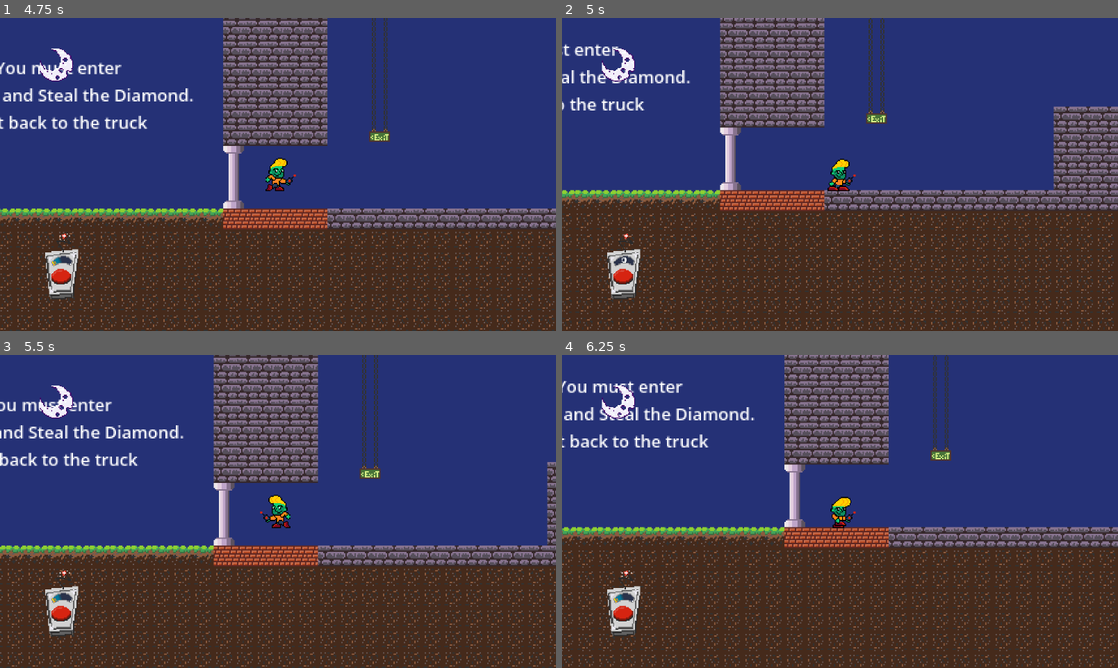
Above: before the commit, frames 1-4 (two rows, left to right).
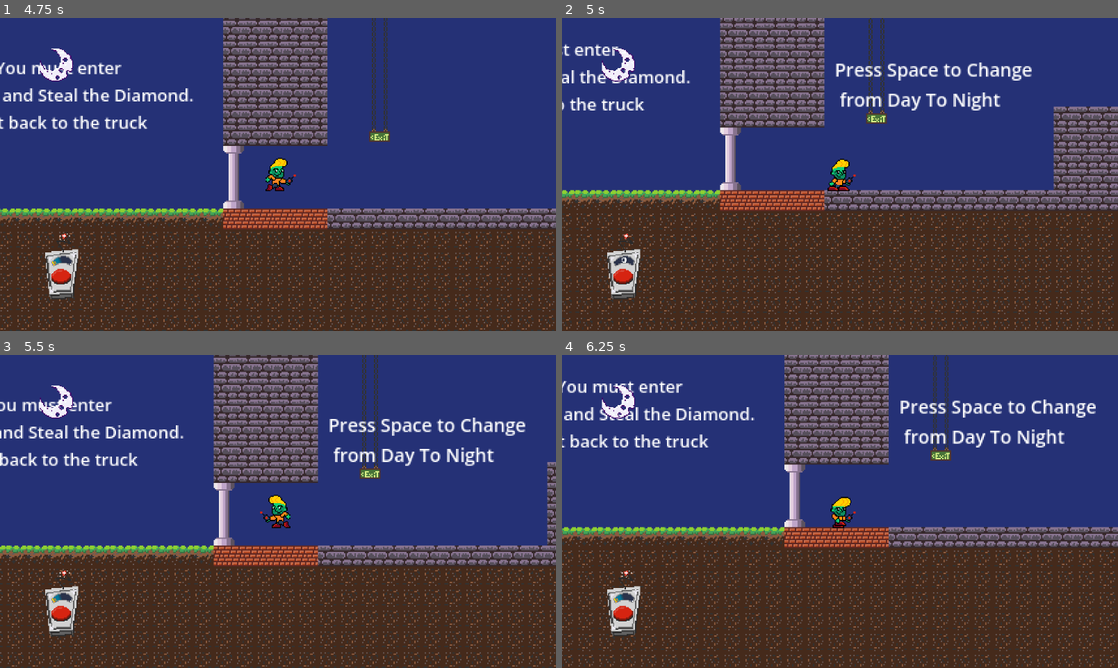
Above: after the commit, the same moments.

Repository: noble-squared/Colorado-Game-Jam
Game: Godot game, scene res://Scenes/main_menu.tscn
The game is run twice, just before and just after one commit, with the same random seed, the same clock (stepped at 60 frames per second) and the same inputs.
Inputs:
- Up to frame 1 (4.75 s): click "Level 1" at 0.5 s; hold D (Right) 1.28-2.78 s; tap Space (SwapTime) every 0.75 s from 1.35 to 4.35 s; tap W (Jump) at 1.52, 2.27, 3.77, 4.52 s; hold A (Left) 2.78-3.53 s; hold D (Right) from 3.53 s (still down)
- Up to frame 2 (5 s): keep holding D (Right)
- Up to frame 3 (5.5 s): tap Space (SwapTime) at 5, 5.1 s; release D (Right) at 5.03 s; hold A (Left) from 5.03 s (still down); tap W (Jump) at 5.27 s
- Up to frame 4 (6.25 s): tap Space (SwapTime) at 5.75, 5.85 s; release A (Left) at 5.78 s; hold D (Right) from 5.78 s (still down)

Frame 1 is identical in both runs. In frame 2, 1.5% of the frame differs, in the area x 49-85%, y 14-30%; in frame 3, 1.5%; in frame 4, 1.5%.

Commit message:
Win screen main menu button works now

Diff:
--- a/Scenes/levels/level_1.tscn
+++ b/Scenes/levels/level_1.tscn
@@ -94,6 +94,8 @@
 
 [node name="Area2D" type="Area2D" parent="." unique_id=236827153]
 position = Vector2(355, 2)
+collision_layer = 0
+collision_mask = 2
 script = ExtResource("5_6444e")
 
 [node name="CollisionShape2D" type="CollisionShape2D" parent="Area2D" unique_id=2110530038]
--- a/Scenes/playerUI/win_screen.tscn
+++ b/Scenes/playerUI/win_screen.tscn
@@ -60,3 +60,4 @@
 script = ExtResource("4_fqll3")
 
 [connection signal="pressed" from="VBoxContainer/HBoxContainer/NextButton" to="." method="_on_next_button_pressed"]
+[connection signal="pressed" from="VBoxContainer/HBoxContainer/Button" to="VBoxContainer/HBoxContainer/Button" method="_on_pressed"]
Not shown: 1 places in Scenes/playerUI/win_screen.tscn that only renumber resources
